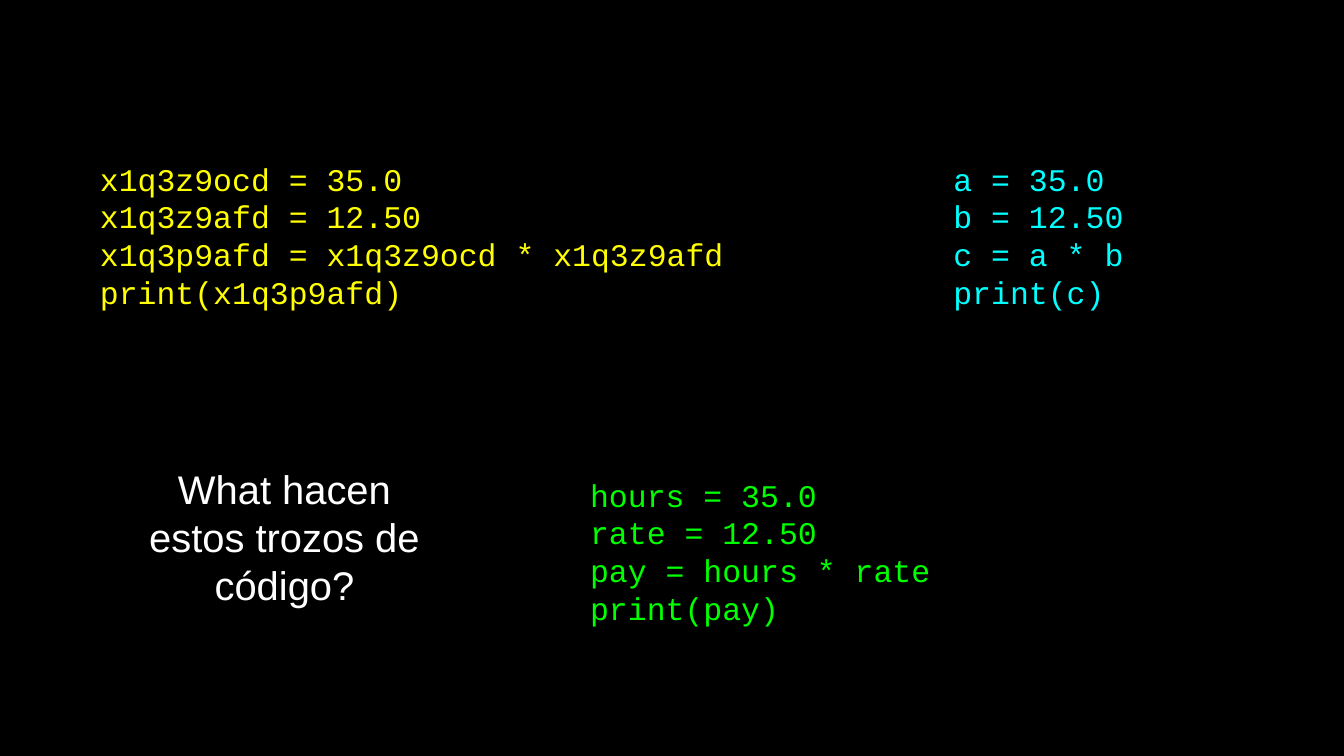
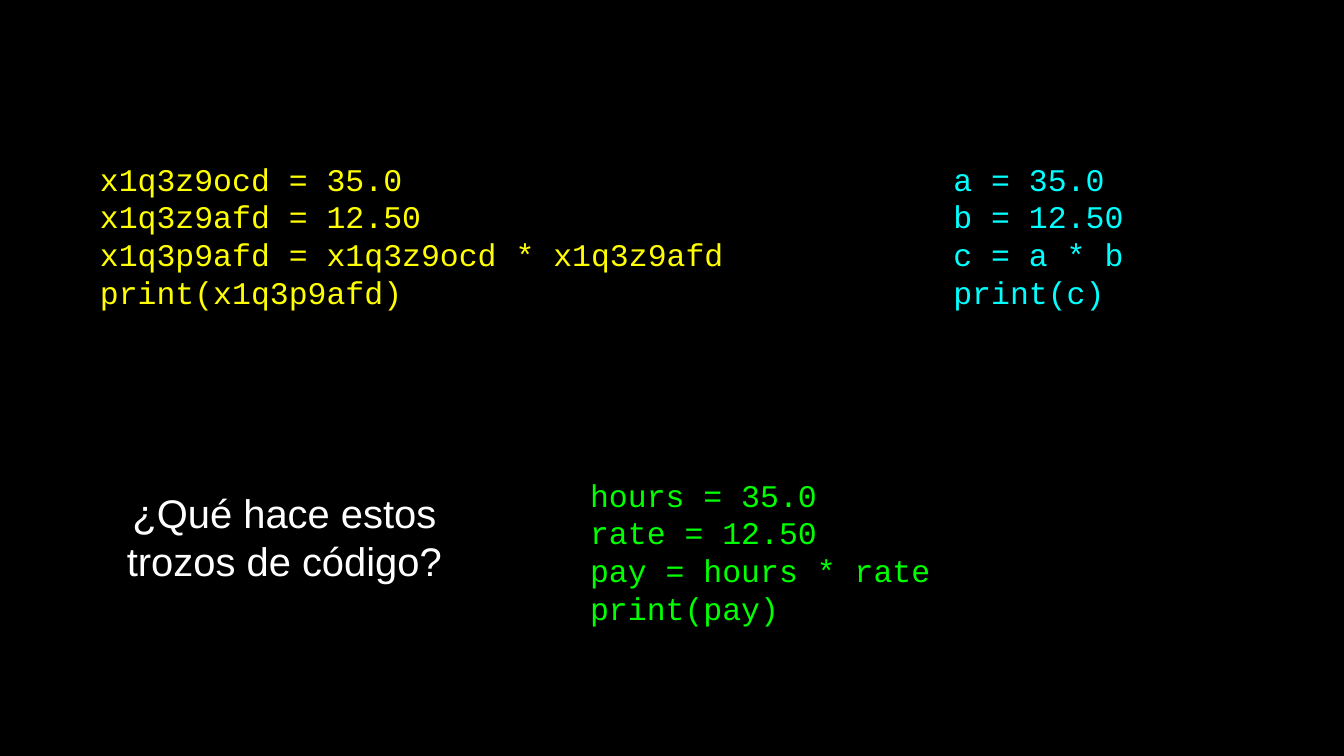
Before and after one commit to mentecatoDev/presentaciones, a slide deck: slide 10 of 02-Expresiones.odp. Drawn at 1344x756 pixels with LibreOffice and Linux fonts; fonts in the diff are those of the drawing. Boxes give left, top, right and bottom in pixels: in the first picture for what was removed or moved away, otherwise in the second. Text is boxed around its words. In the diff, an @@ line names an element or a change of style, - is before the commit and + after.

```diff
--- a/02-Expresiones.odp
+++ b/02-Expresiones.odp
@@ text at (127,498,442,584): text changed @@
-What hacen estos trozos de código?
+¿Qué hace estos trozos de código?
```
Also in this commit, not shown: 4 other slides changed, 4 other files.
